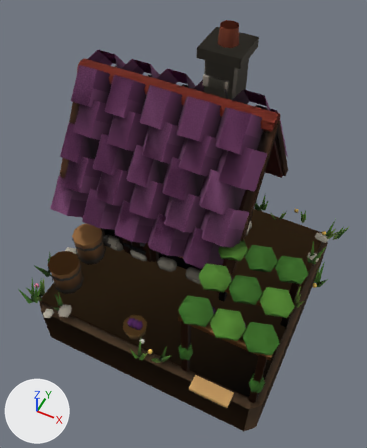
What one commit did to the glTF model public/models/vineyard.glb.
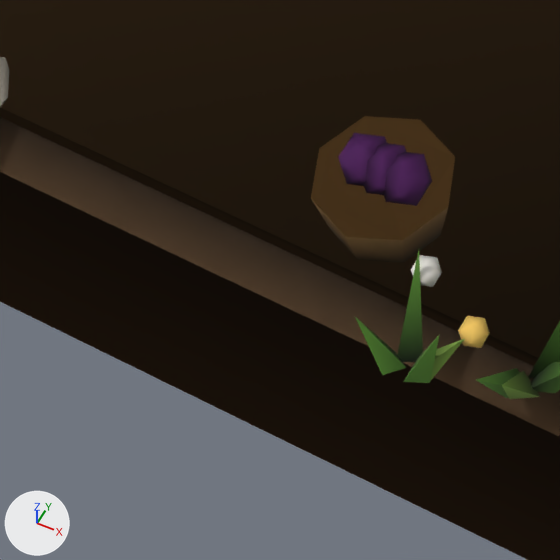
The first picture shows the older version from a camera (50 mm lens) standing at (0.473, -1.001, 1.499) and looking at (-0.008, -0.039, 0.297). The close-ups show the older and then the newer version on the part from 19% to 45% of the width and 66% to 87% of the height of that picture. Only the edits that show in the close-ups are written down. Arrows for +X, +Y and +Z are at lower left; the lights stay in place. Vertices at exactly the same position are counted once.

The older version as bpy lines, for what is in view:
```python
ob_vineyard_l1 = bpy.data.objects.new('vineyard_l1', me_vineyard_l1)
ob_vineyard_l1.location = (0.0, 0.0, 0.0)
ob_vineyard_l2 = bpy.data.objects.new('vineyard_l2', me_vineyard_l2)
ob_vineyard_l2.location = (0.0, 0.0, 0.0)
ob_vineyard_l3 = bpy.data.objects.new('vineyard_l3', me_vineyard_l3)
ob_vineyard_l3.location = (0.0, 0.0, 0.0)
```
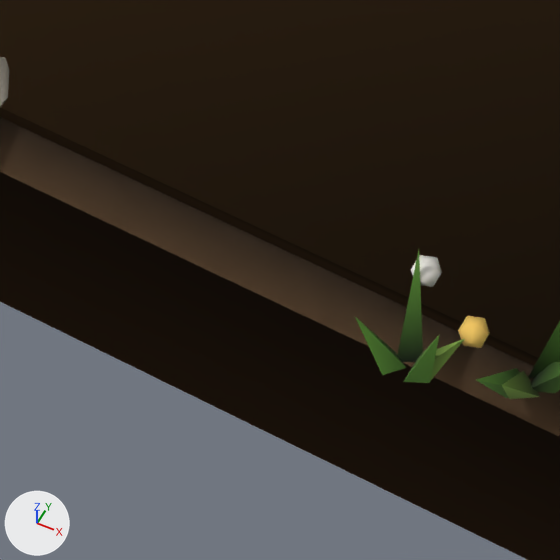
Changed parts and their boxes [x1, y1, x2, y2] in the close-ups (560 x 560 px):
part 1 of me_vineyard_l1, deleted (brown)
    before: [365, 117, 455, 240]
part 2 of me_vineyard_l2, deleted (brown)
    before: [311, 116, 402, 240]
part 3 of me_vineyard_l3, deleted (brown)
    before: [311, 116, 455, 263]
part 4 of me_vineyard_l3, deleted (purple)
    before: [338, 133, 387, 186]
part 5 of me_vineyard_l3, deleted (purple)
    before: [363, 143, 406, 195]
part 6 of me_vineyard_l3, deleted (purple)
    before: [383, 152, 432, 206]

The change in detail:
me_vineyard_l1 is used by ob_vineyard_l1; location (0.0, 0.0, 0.0).
me_vineyard_l1 had 1652 vertices, 2210 faces and spanned x -0.459..0.433, y -0.405..0.431, z -0.2..0.84.
me_vineyard_l1 now has 1600 vertices, 2122 faces and spans x -0.459..0.433, y -0.405..0.431, z -0.2..0.84.
me_vineyard_l1 part 1: the loose piece of 16 vertices spanning x -0.08..0.0, y -0.36..-0.28, z 0.04..0.08 is deleted.
Other edits to the shape of me_vineyard_l1 do not show in these pictures.
me_vineyard_l2 is used by ob_vineyard_l2; location (0.0, 0.0, 0.0).
me_vineyard_l2 had 1759 vertices, 2390 faces and spanned x -0.453..0.463, y -0.409..0.431, z -0.2..0.84.
me_vineyard_l2 now has 1707 vertices, 2302 faces and spans x -0.453..0.463, y -0.409..0.431, z -0.2..0.84.
me_vineyard_l2 part 2: the loose piece of 16 vertices spanning x -0.08..0.0, y -0.36..-0.28, z 0.04..0.08 is deleted.
Other edits to the shape of me_vineyard_l2 do not show in these pictures.
me_vineyard_l3 is used by ob_vineyard_l3; location (0.0, 0.0, 0.0).
me_vineyard_l3 had 1828 vertices, 2478 faces and spanned x -0.451..0.41, y -0.442..0.431, z -0.2..0.84.
me_vineyard_l3 now has 1776 vertices, 2390 faces and spans x -0.451..0.41, y -0.442..0.431, z -0.2..0.84.
me_vineyard_l3 part 3: the loose piece of 16 vertices spanning x -0.08..0.0, y -0.36..-0.28, z 0.04..0.08 is deleted.
me_vineyard_l3 part 4: the loose piece of 12 vertices spanning x -0.064..-0.036, y -0.334..-0.306, z 0.074..0.106 is deleted.
me_vineyard_l3 part 5: the loose piece of 12 vertices spanning x -0.052..-0.024, y -0.334..-0.306, z 0.074..0.106 is deleted.
me_vineyard_l3 part 6: the loose piece of 12 vertices spanning x -0.04..-0.012, y -0.334..-0.306, z 0.074..0.106 is deleted.
